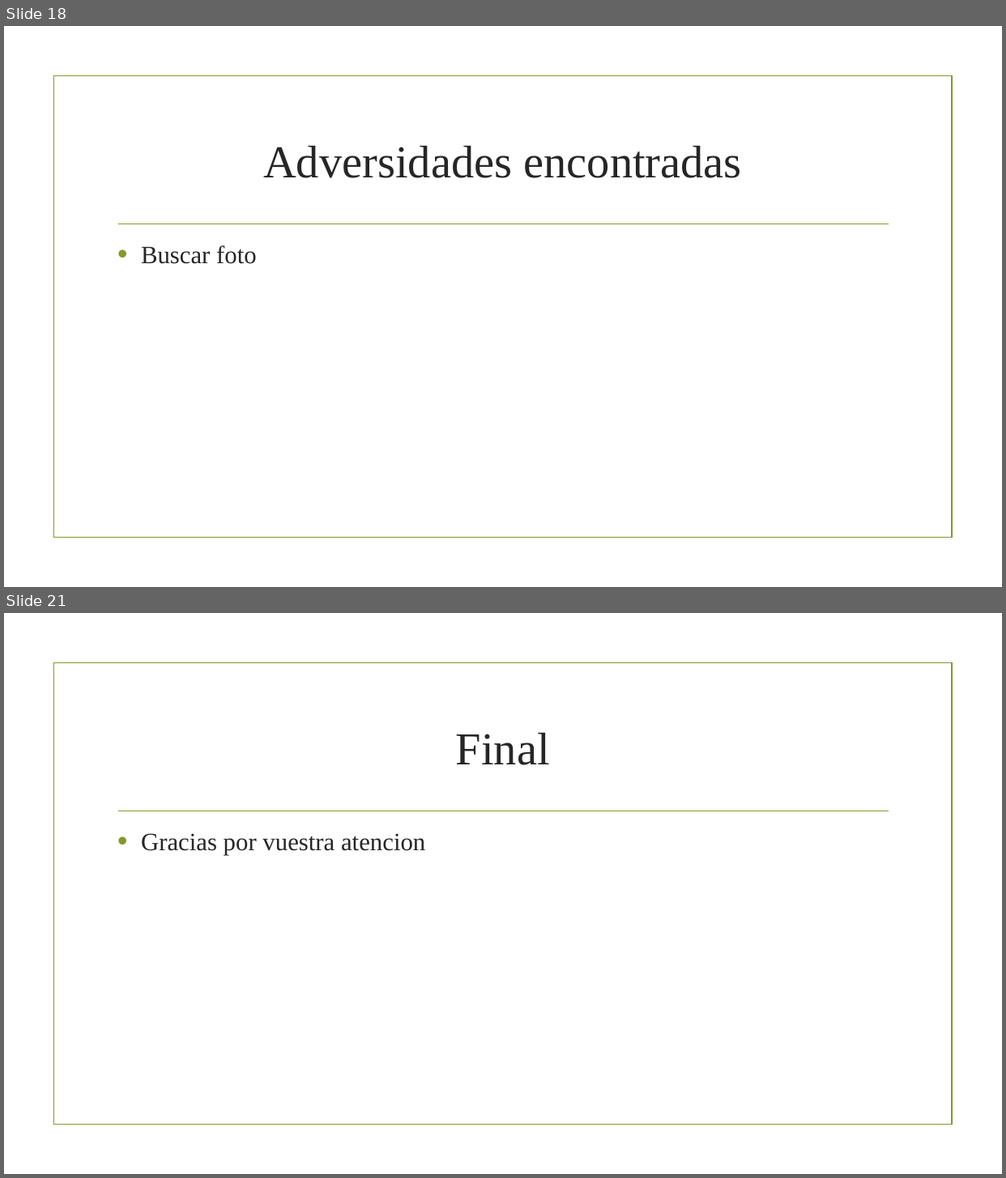
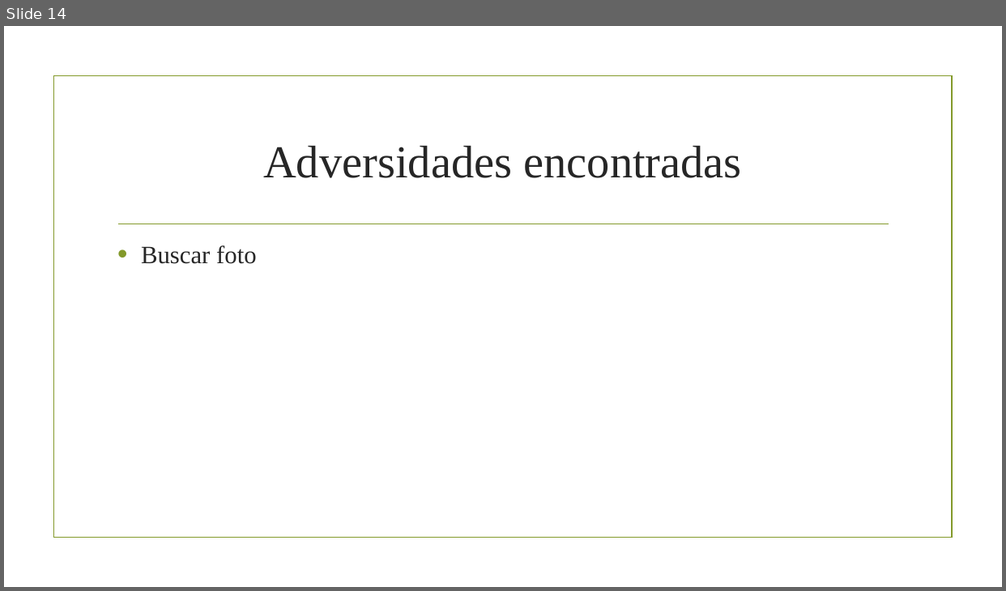
Before and after one commit to HectorSanchezLuque/PIdam2122verde, a slide deck: worktab.pptx. Shown one above the other, each under a label of ours: slides 18 and 21 before the commit, slide 14 after it; the slides between them are not shown. The pictures are 1006x1178 and 1006x591 pixels, drawn with LibreOffice and Linux fonts; fonts in the diff are those of the drawing; background and template pictures are left out. Boxes give left, top, right and bottom in pixels: in the first picture for what was removed or moved away, otherwise in the second. Text is boxed around its words. In the diff, an @@ line names an element or a change of style, - is before the commit and + after.

```diff
--- a/worktab.pptx
+++ b/worktab.pptx
@@ slide 21 removed at <box>4,613,1002,1174</box>, background picture (left out); not listed: 2 template elements that a slide beside it also shows @@
@@ title removed at <box>456,733,550,765</box> @@
-Final
@@ text removed at <box>141,833,425,855</box> @@
-• Gracias por vuestra atencion
@@ what was slide 18 is now slide 14 @@
```
Also in this commit, not shown: 6 slides changed, 6 slides added, 11 other slides removed.
